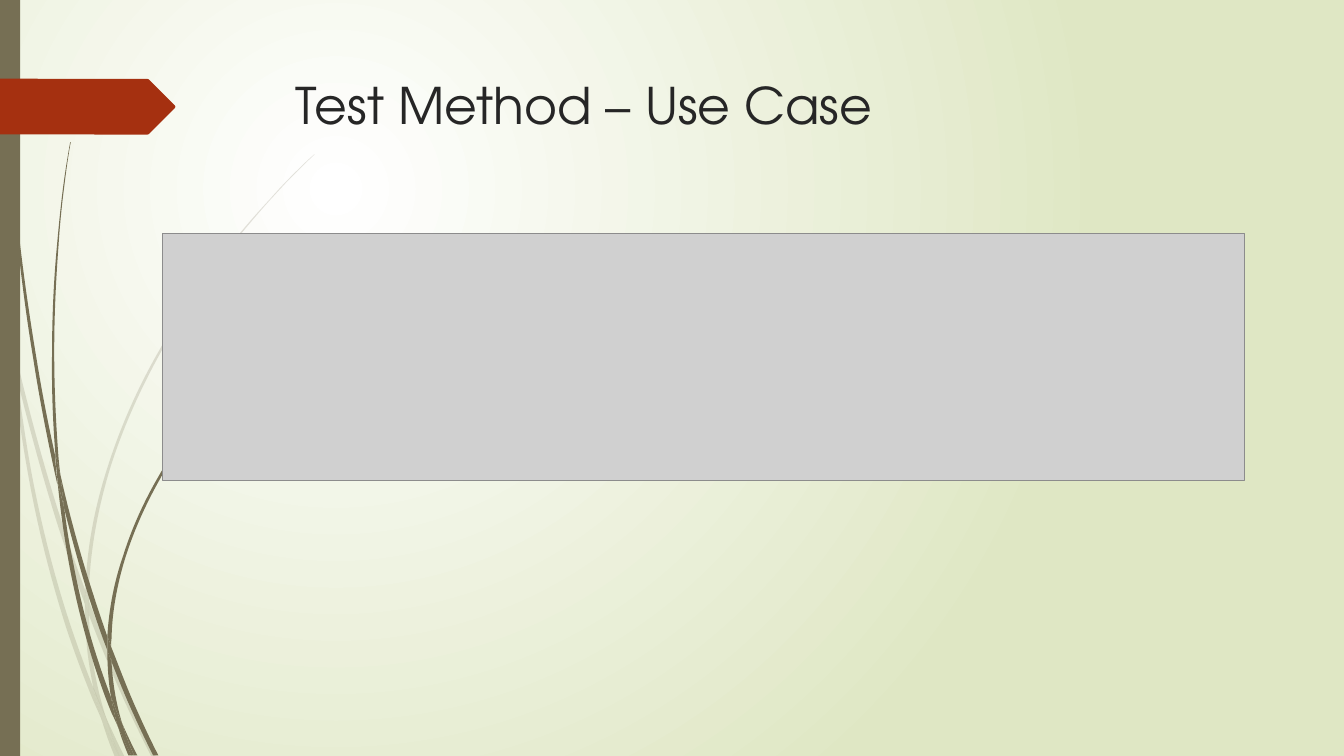
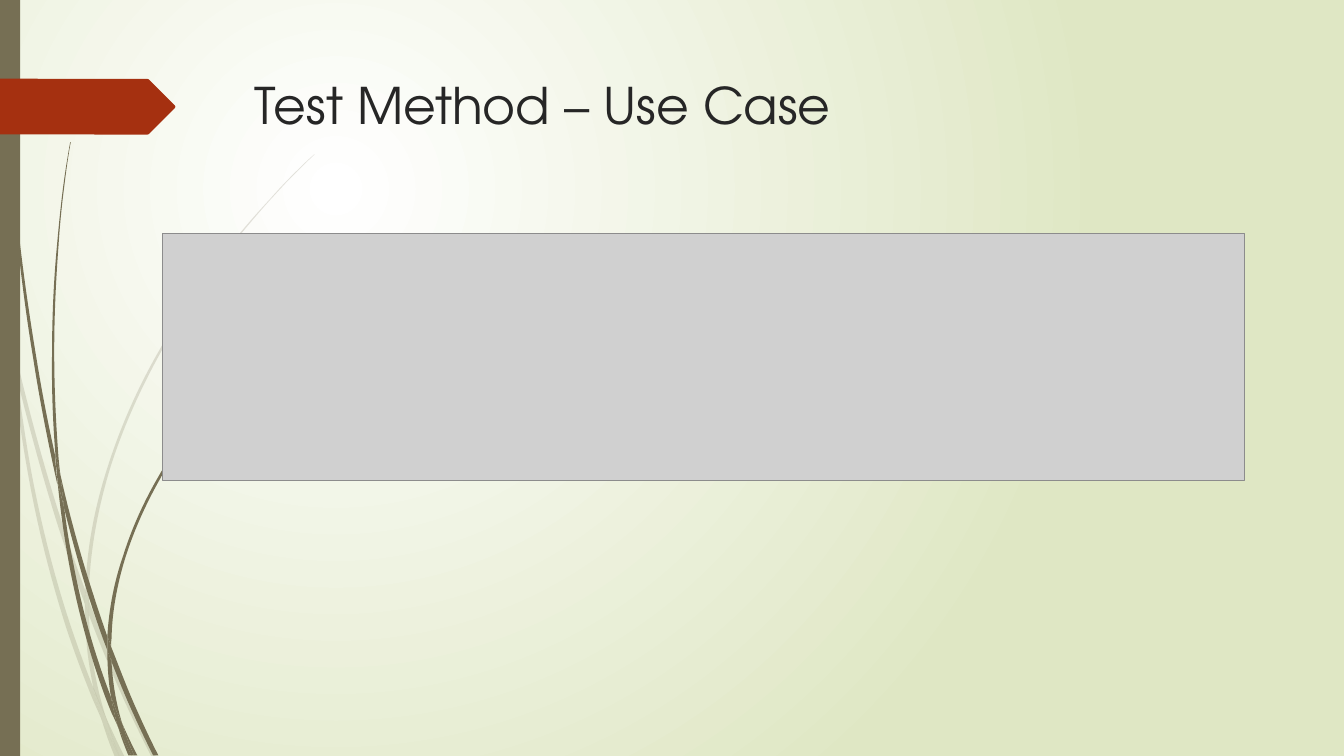
Before and after one commit to LeoLiu1209/STV_Sealnote, a slide deck: slide 4 of document/Final.pptx. Drawn at 1344x756 pixels with LibreOffice and Linux fonts; fonts in the diff are those of the drawing; grey boxes stand for pictures. Boxes give left, top, right and bottom in pixels: in the first picture for what was removed or moved away, otherwise in the second. Text is boxed around its words. In the diff, an @@ line names an element or a change of style, - is before the commit and + after.

```diff
--- a/document/Final.pptx
+++ b/document/Final.pptx
@@ title "Test Method – Use Case" moved from (x1=296, y1=86, x2=872, y2=125) to (x1=255, y1=86, x2=831, y2=125) @@
```
Also in this commit, not shown: 7 other slides changed, 1 other file.
